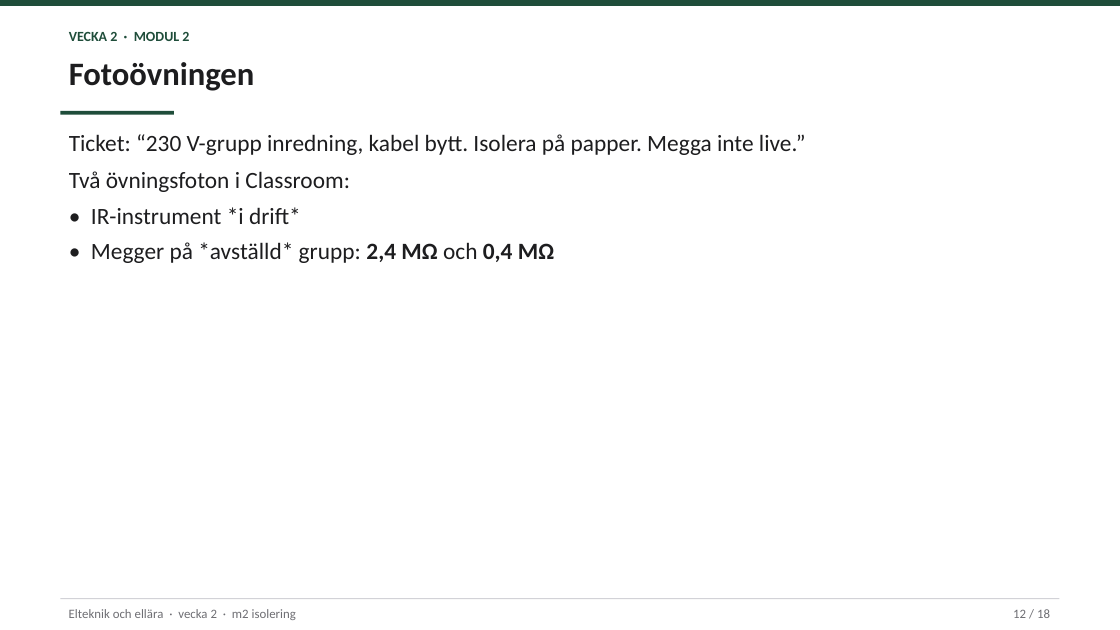
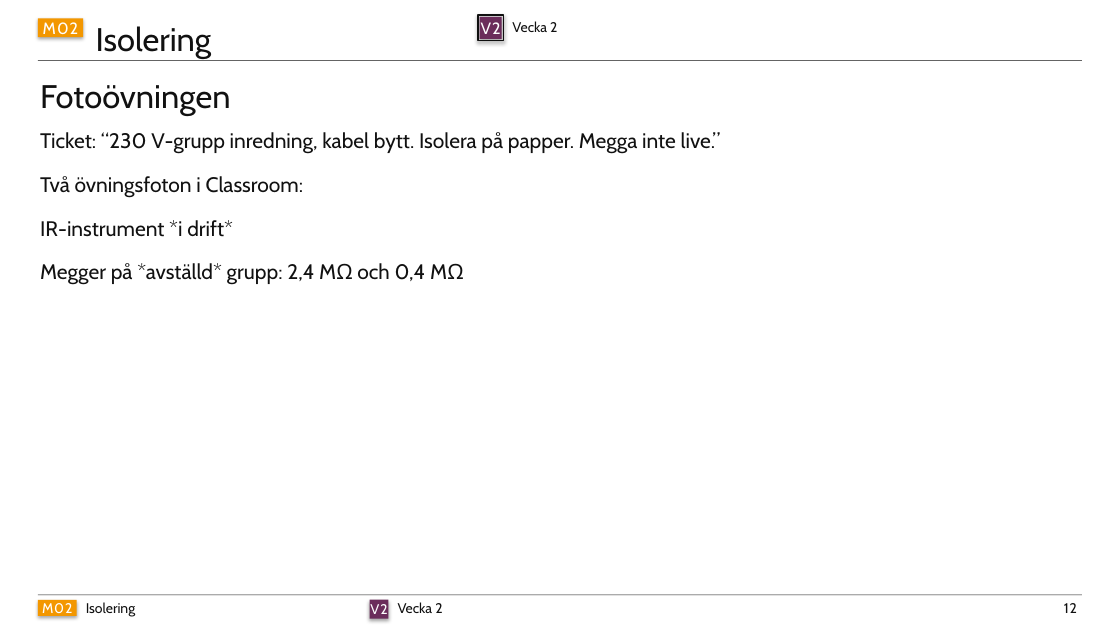
Before and after one commit to nj22az/elteknik-och-ellara, a slide deck: slide 12 of pptx/vecka-02.pptx. Drawn at 1120x630 pixels with LibreOffice and Linux fonts; fonts in the diff are those of the drawing. Boxes give left, top, right and bottom in pixels: in the first picture for what was removed or moved away, otherwise in the second. Text is boxed around its words. In the diff, an @@ line names an element or a change of style, - is before the commit and + after.

```diff
--- a/pptx/vecka-02.pptx
+++ b/pptx/vecka-02.pptx
@@ rectangle added at (38,18,83,37), fill #F39700, 14 pt, text #FFFFFF @@
+M02
@@ text added at (96,26,212,59), 28 pt, text #111111 @@
+Isolering
@@ rectangle added at (478,15,503,40), outline #111111 1.5 pt @@
@@ rectangle added at (480,17,502,39), fill #6B2D5B, 14 pt, text #FFFFFF @@
+V2
@@ text at (512,21,557,32): text changed; font Calibri to Cabin; text colour #1F4D3A to #111111; bold off @@
-VECKA 2 · MODUL 2
+Vecka 2
@@ text "Fotoövningen": place and size @@
-text "Fotoövningen" at (69,62,255,91)
+text "Fotoövningen" at (40,85,231,116)
@@ text "Fotoövningen" at (40,85,231,116): font Calibri to Cabin, text colour #1D1D1F to #111111, bold off @@
@@ rectangle: place and size @@
-rectangle at (0,0,1120,6)
+rectangle at (38,60,1082,60)
@@ rectangle at (38,60,1082,60): fill #1F4D3A to #111111; shadow on @@
@@ rectangle removed at (60,111,174,114) @@
@@ text "Ticket: “230 V-grupp inredning, kabel ...": place and size @@
-text "Ticket: “230 V-grupp inredning, kabel ..." at (69,134,806,155)
+text "Ticket: “230 V-grupp inredning, kabel ..." at (40,132,721,154)
@@ text "Ticket: “230 V-grupp inredning, kabel ..." at (40,132,721,154): size 20 to 18 pt, font Calibri to Cabin, text colour #1D1D1F to #111111; less space between paragraphs @@
@@ text "Två övningsfoton i Classroom:" at (40,176,304,198): size 20 to 18 pt, font Calibri to Cabin, text colour #1D1D1F to #111111; less space between paragraphs @@
@@ text "Två övningsfoton i Classroom:": place and size @@
-text "Två övningsfoton i Classroom:" at (69,171,350,192)
+text "Två övningsfoton i Classroom:" at (40,176,304,198)
@@ text at (40,220,233,237): text changed; size 20 to 18 pt; font Calibri to Cabin; text colour #1D1D1F to #111111 @@
-• IR-instrument *i drift*
-• Megger på *avställd* grupp: 2,4 MΩ och 0,4 MΩ
+IR-instrument *i drift*
@@ text added at (40,263,426,285), 18 pt, text #111111 @@
+Megger på *avställd* grupp: 2,4 MΩ och 0,4 MΩ
@@ rectangle: place and size @@
-rectangle at (60,598,1060,599)
+rectangle at (38,595,1082,595)
@@ rectangle at (38,595,1082,595): fill #D2D2D7 to #111111; shadow on @@
@@ rectangle added at (38,600,76,616), fill #F39700, 12 pt, text #FFFFFF @@
+M02
@@ text removed at (69,609,296,620) @@
-Elteknik och ellära · vecka 2 · m2 isolering
@@ text added at (86,602,135,617), 12 pt, text #111111 @@
+Isolering
@@ rectangle added at (370,600,389,619), fill #6B2D5B, 12 pt, text #FFFFFF @@
+V2
@@ text added at (398,602,442,613), 12 pt, text #111111 @@
+Vecka 2
@@ text at (1064,603,1077,613): text changed; size 11 to 12 pt; font Calibri to Cabin; text colour #6E6E73 to #111111 @@
-12 / 18
+12
```
Also in this commit, not shown: 16 other slides changed, 1 slide added, 1 slide removed, 12 other files.
